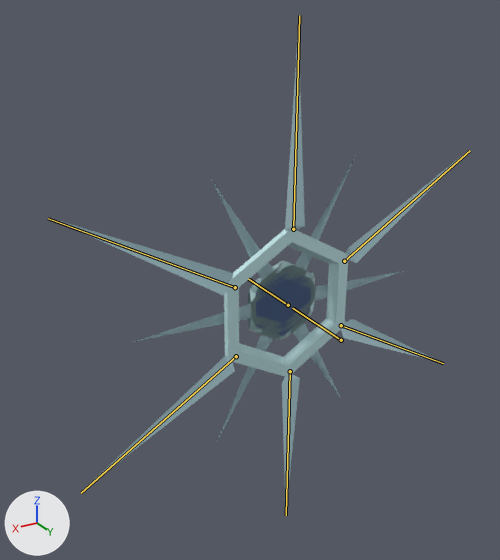
One commit to the Blender file Enemies/SnowflakeEntity.blend: the scene before it, then after it.
Camera for both pictures: a camera (50 mm lens) standing at (4.59, 6.58, 3.82) and looking at (0.34, -0.49, 0.28). The axes (+X, +Y, +Z) are drawn at lower left. The lights are the same throughout. The older version comes first. The bones that bend it are drawn over the model as lines.

Names of what the first picture shows: 'BackLeft', 'BackRight', 'CentralEye1', 'CentralEye2', 'CentralEye3', 'FacePlate', 'FrontLeft', 'FrontRight', 'MiddleLeft', 'MiddleRight' and 1 more.
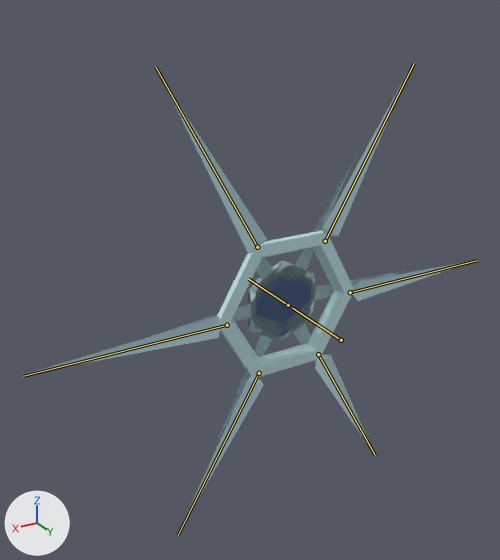
The newer file adds an action. The first version stands in its rest pose; the second is drawn at frame 270 of the action 'RotateSlow1Seg'.

Boxes (x1, y1, x2, y2) around the edits, measured in the pictures (500 x 560 px):
'FacePlate', posed (10% wider)
    before: (224, 229, 348, 377)
    after: (217, 230, 354, 378)
'MiddleLeft', posed (6% wider, 23% shorter)
    before: (50, 218, 234, 295)
    after: (24, 316, 220, 375)
'FrontLeft', posed (410% wider, 12% shorter)
    before: (285, 32, 305, 232)
    after: (161, 78, 267, 254)
'BackLeft', posed (43% narrower, 16% taller)
    before: (85, 356, 235, 489)
    after: (179, 376, 264, 531)
'FrontRight', posed (27% narrower, 54% taller)
    before: (345, 151, 468, 263)
    after: (323, 63, 413, 236)
'BackRight', posed (216% wider, 27% shorter)
    before: (282, 374, 300, 509)
    after: (315, 355, 374, 453)
'MiddleRight', posed (21% wider, 7% shorter)
    before: (341, 319, 442, 363)
    after: (353, 260, 475, 301)

What the commit changed:
Bone 'Bone.001' (bone_bone_001) turns from (0, 0, 0) to (0, -29, 0) degrees about its own x, y and z.
